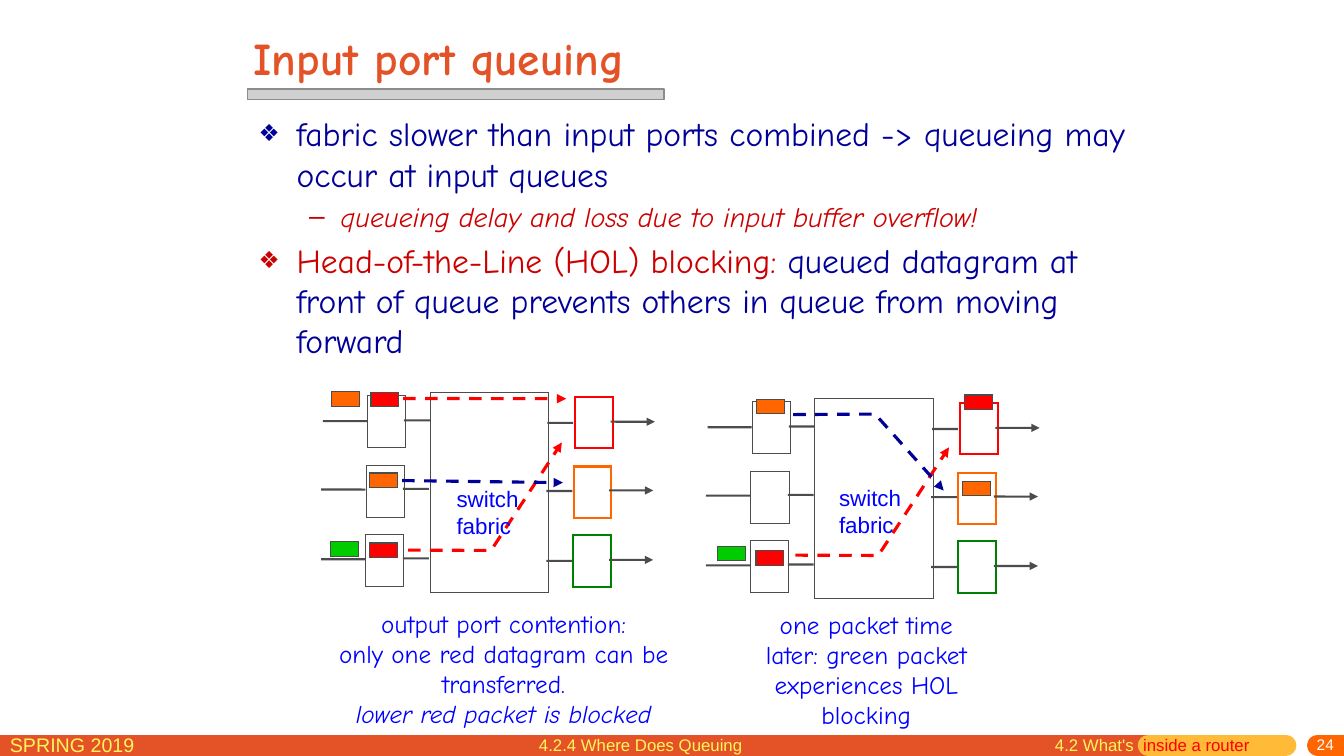
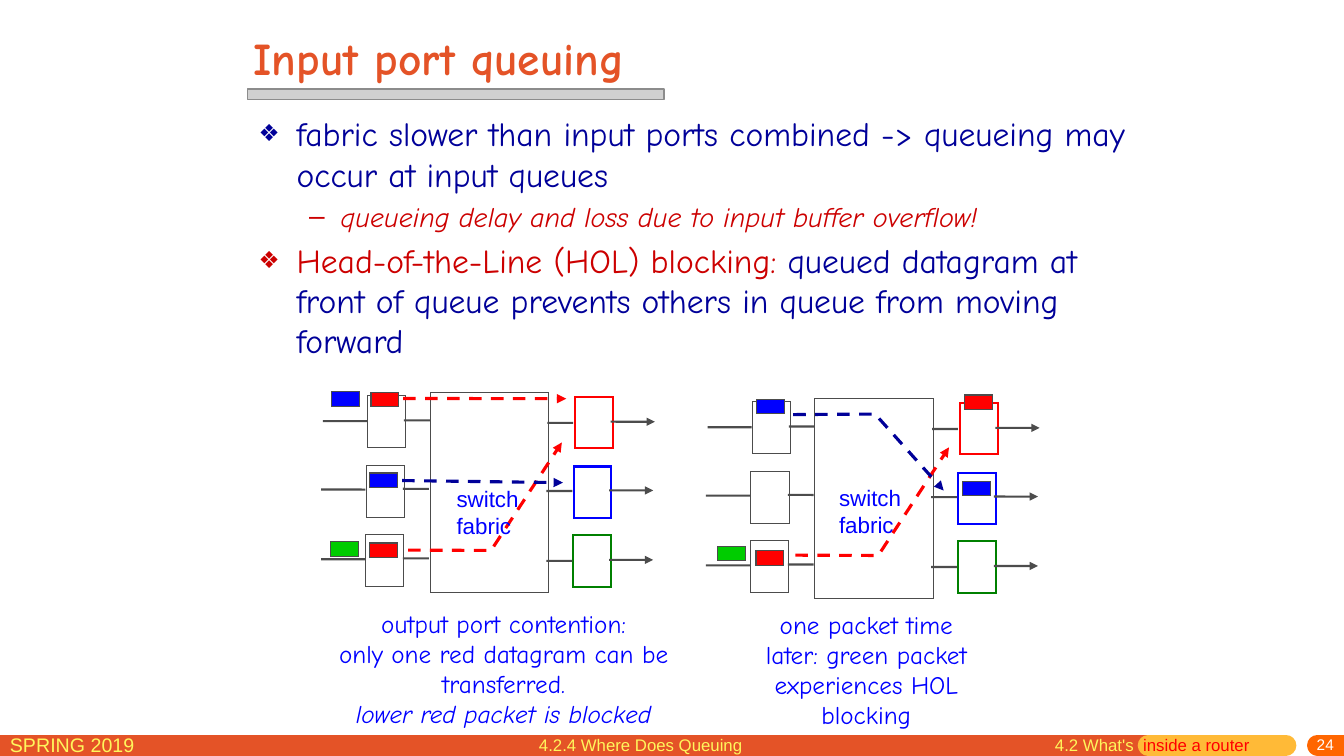
Before and after one commit to jichenghu/PPT_networkDistributed, a slide deck: slide 24 of chapter4.pptx. Drawn at 1344x756 pixels with LibreOffice and Linux fonts; fonts in the diff are those of the drawing; grey boxes stand for pictures. Boxes give left, top, right and bottom in pixels: in the first picture for what was removed or moved away, otherwise in the second. Text is boxed around its words. In the diff, an @@ line names an element or a change of style, - is before the commit and + after.

```diff
--- a/chapter4.pptx
+++ b/chapter4.pptx
@@ rectangle at [574, 467, 612, 518]: outline #FF6600 1.5 pt to #0000FF 1.5 pt @@
@@ rectangle at [959, 473, 997, 524]: outline #FF6600 1.5 pt to #0000FF 1.5 pt @@
@@ fill #FF6600 to #0000FF in 4 elements at [369, 473, 397, 487], [332, 392, 360, 406], [757, 399, 785, 413], [963, 481, 991, 495] @@
```
Also in this commit, not shown: 2 other slides changed.
